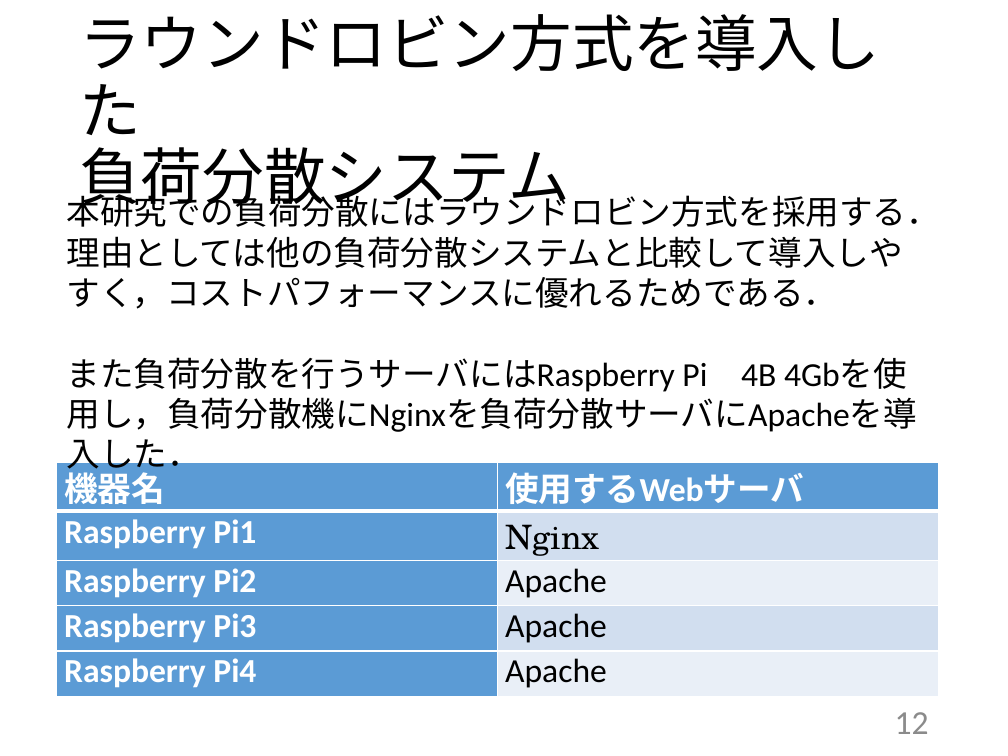
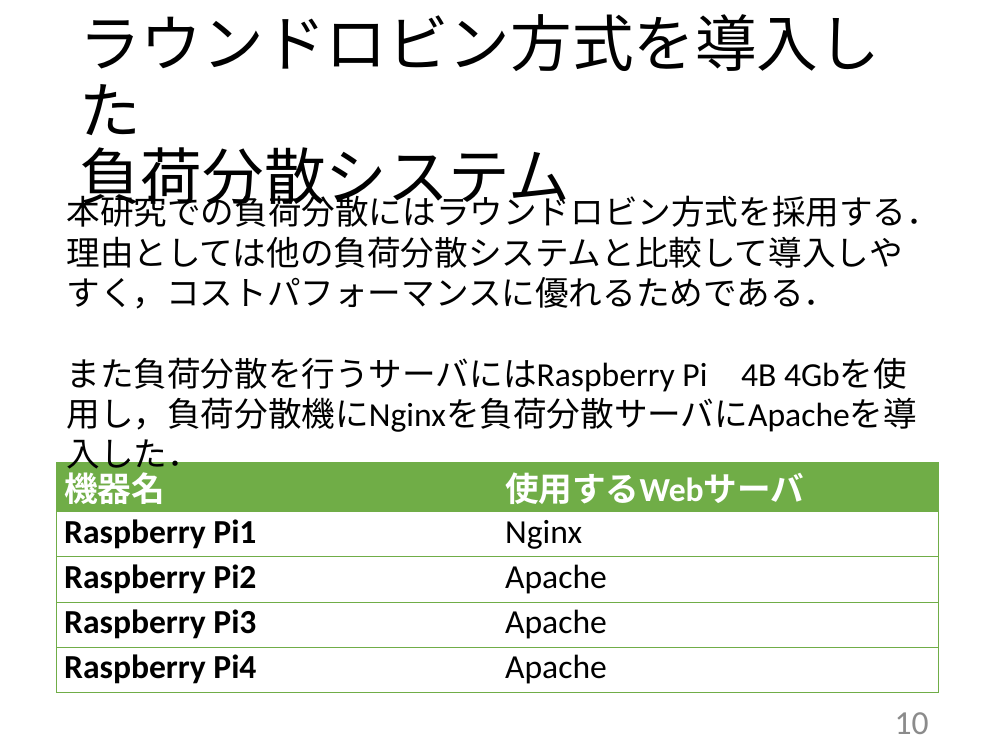
Before and after one commit to kait-takanolab/1821144-yoshii-thesis, a slide deck: slide 10 of 発表用スライド/1821144_卒研発表.pptx (slide 12 before the commit). Drawn at 1008x756 pixels with LibreOffice and Linux fonts; fonts in the diff are those of the drawing. Boxes give left, top, right and bottom in pixels: in the first picture for what was removed or moved away, otherwise in the second. Text is boxed around its words. In the diff, an @@ line names an element or a change of style, - is before the commit and + after.

```diff
--- a/発表用スライド/1821144_卒研発表.pptx
+++ b/発表用スライド/1821144_卒研発表.pptx
@@ table at [56, 463, 938, 690] @@
@@ fill #5B9BD5 to none in 6 cells @@
@@ fill #D2DEEF to none in 2 cells @@
@@ fill #EAEFF7 to none in 2 cells @@
@@ text colour #FFFFFF to #000000 in "Raspberry Pi1", "Raspberry Pi2", "Raspberry Pi3", "Raspberry Pi4" @@
@@ font TeX Gyre Schola to Calibri in "Nginx" @@
@@ borders changed @@
@@ page number at [895, 712, 929, 734]: text changed @@
-12
+10
```
Also in this commit, not shown: 11 other slides changed, 1 slide added, 2 slides removed, 4 other files.
